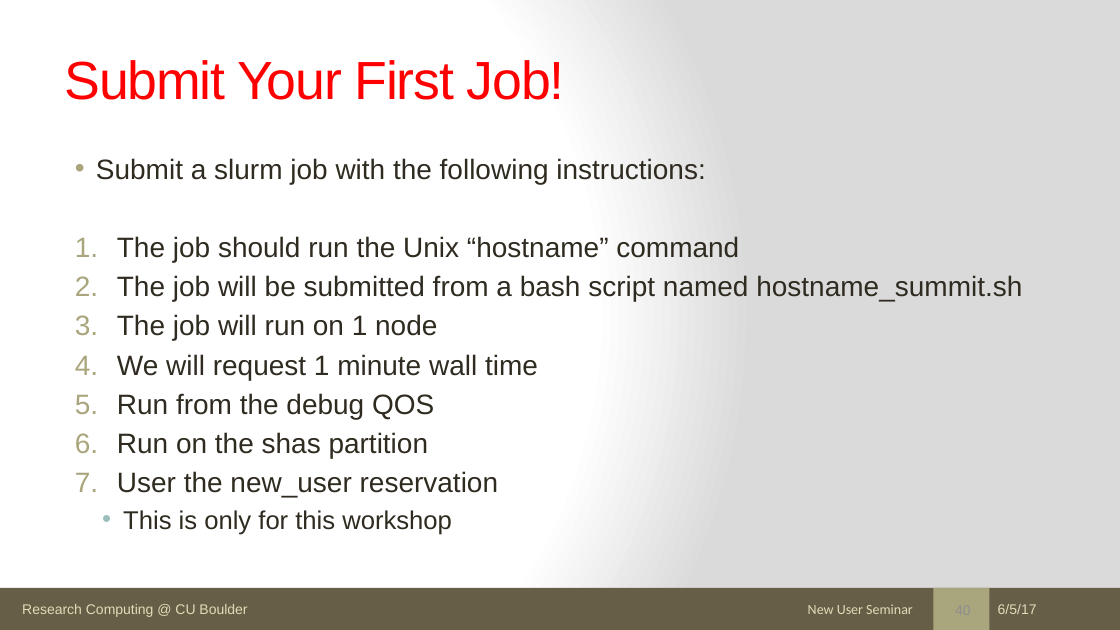
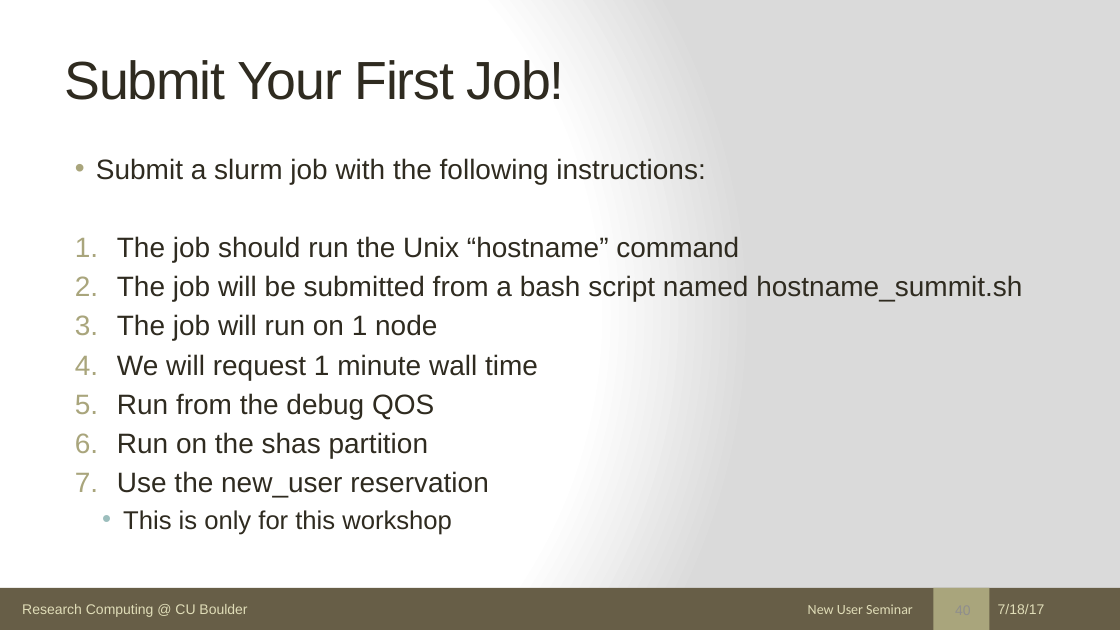
Before and after one commit to ResearchComputing/New_User_Seminar, a slide deck: slide 40 of rc_new_user_seminar_2017.pptx. Drawn at 1120x630 pixels with LibreOffice and Linux fonts; fonts in the diff are those of the drawing. Boxes give left, top, right and bottom in pixels: in the first picture for what was removed or moved away, otherwise in the second. Text is boxed around its words. In the diff, an @@ line names an element or a change of style, - is before the commit and + after.

```diff
--- a/rc_new_user_seminar_2017.pptx
+++ b/rc_new_user_seminar_2017.pptx
@@ title "Submit Your First Job!" at [64,60,565,100]: text colour #FF0000 to #2F2B20 @@
@@ text at [117,471,489,497]: text changed @@
-7. User the new_user reservation
+7. Use the new_user reservation
@@ text at [998,604,1045,614]: text changed @@
-6/5/17
+7/18/17
```
Also in this commit, not shown: 55 other slides changed, 3 other files.
